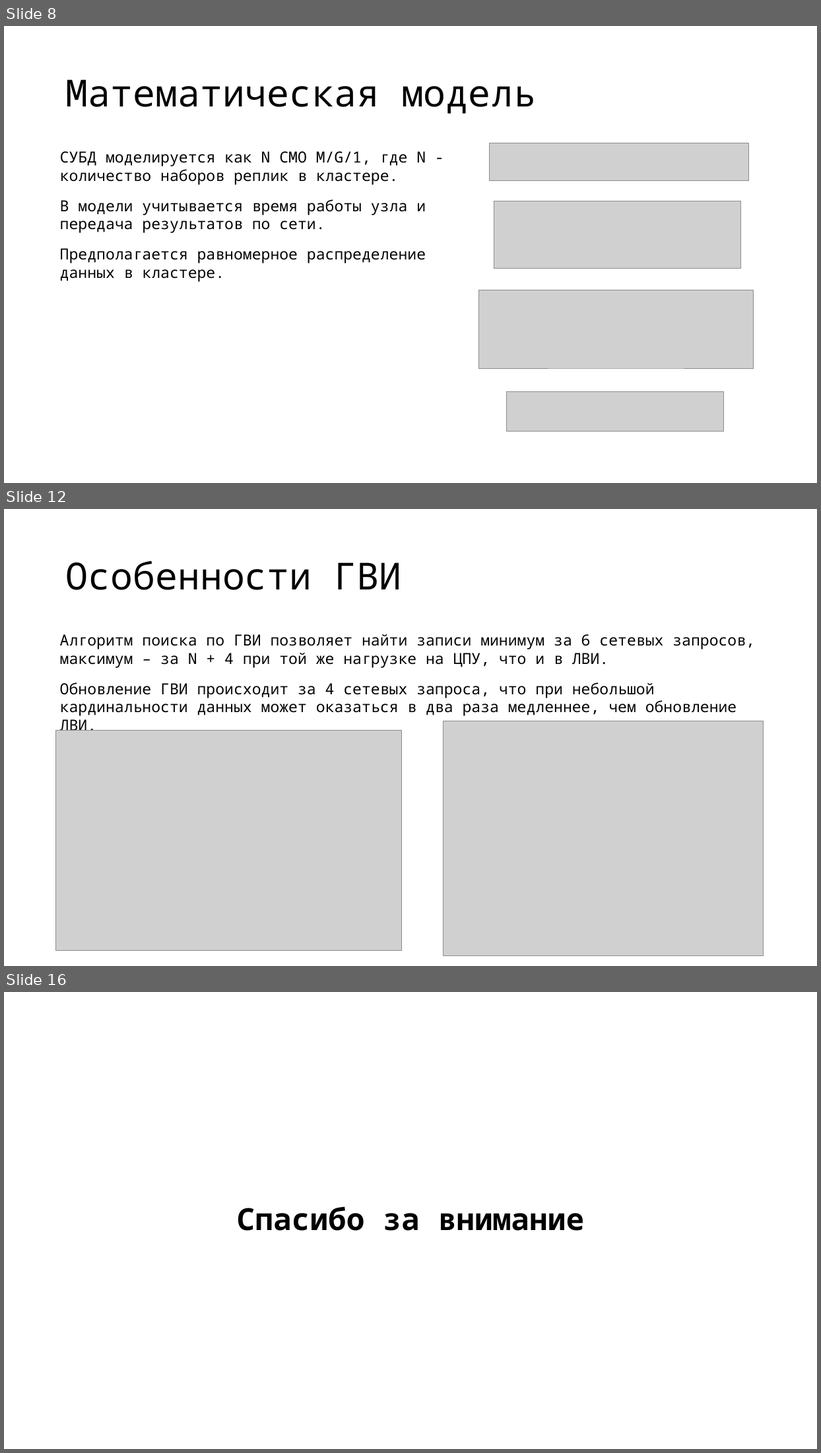
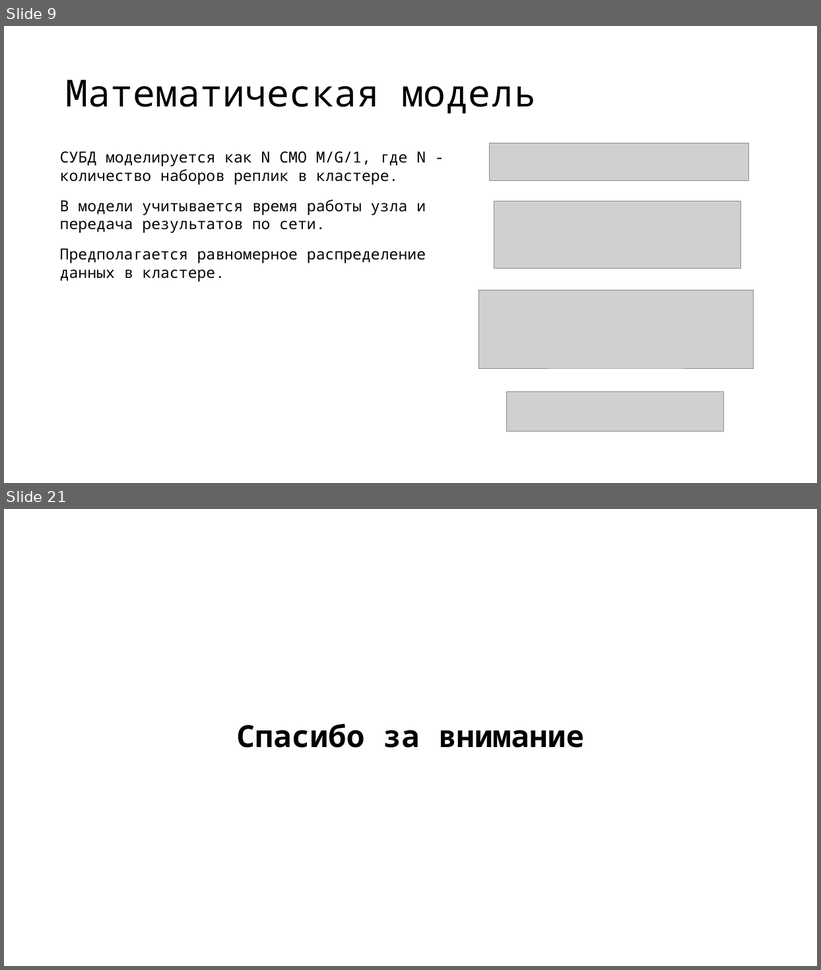
Before and after one commit to vitosotdihaet/pind, a slide deck: presentation.odp. Shown one above the other, each under a label of ours: slides 8, 12 and 16 before the commit, slides 9 and 21 after it; the slides between them are not shown. The pictures are 821x1453 and 821x970 pixels, drawn with LibreOffice and Linux fonts; fonts in the diff are those of the drawing; grey boxes stand for pictures. Boxes give left, top, right and bottom in pixels: in the first picture for what was removed or moved away, otherwise in the second. Text is boxed around its words. In the diff, an @@ line names an element or a change of style, - is before the commit and + after.

```diff
--- a/presentation.odp
+++ b/presentation.odp
@@ slide 12 removed at (x1=4, y1=509, x2=817, y2=966), background #FFFFFF @@
@@ title removed at (x1=66, y1=561, x2=401, y2=590) @@
-Особенности ГВИ
@@ text removed at (x1=60, y1=634, x2=755, y2=731) @@
-Алгоритм поиска по ГВИ позволяет найти записи минимум за 6 сетевых запросов, максимум – за N + 4 при той же нагрузке на ЦПУ, что и в ЛВИ.
-Обновление ГВИ происходит за 4 сетевых запроса, что при небольшой кардинальности данных может оказаться в два раза медленнее, чем обновление ЛВИ.
@@ picture removed at (x1=443, y1=722, x2=764, y2=956) @@
@@ picture removed at (x1=56, y1=730, x2=402, y2=951) @@
@@ what was slide 8 is now slide 9 @@
@@ what was slide 16 is now slide 21 @@
```
Also in this commit, not shown: 7 slides changed, 6 slides added, 2 other files.
